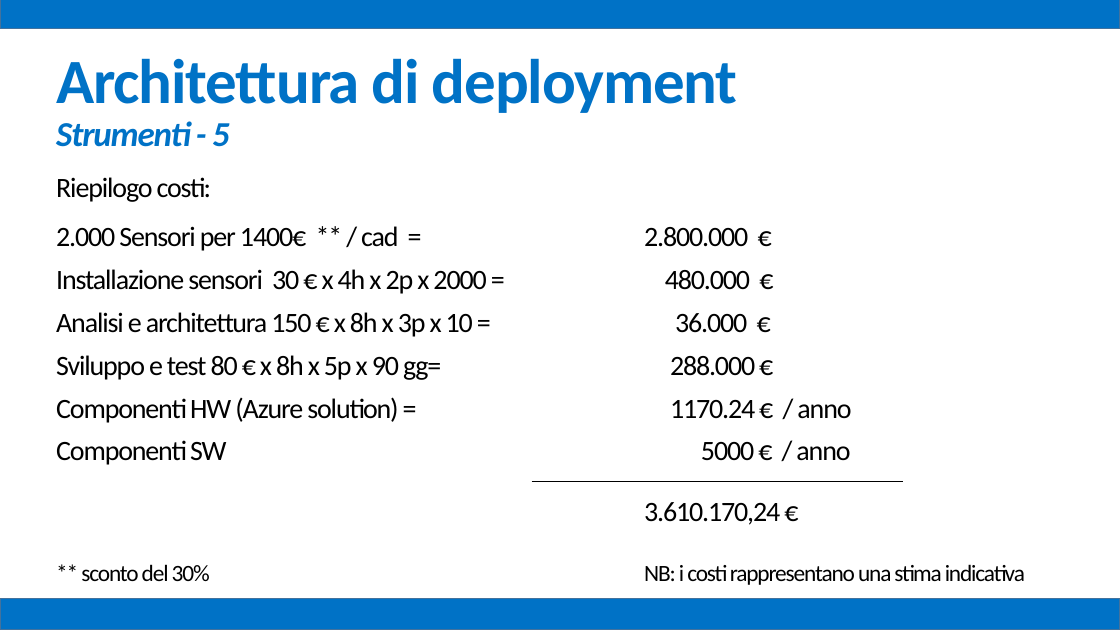
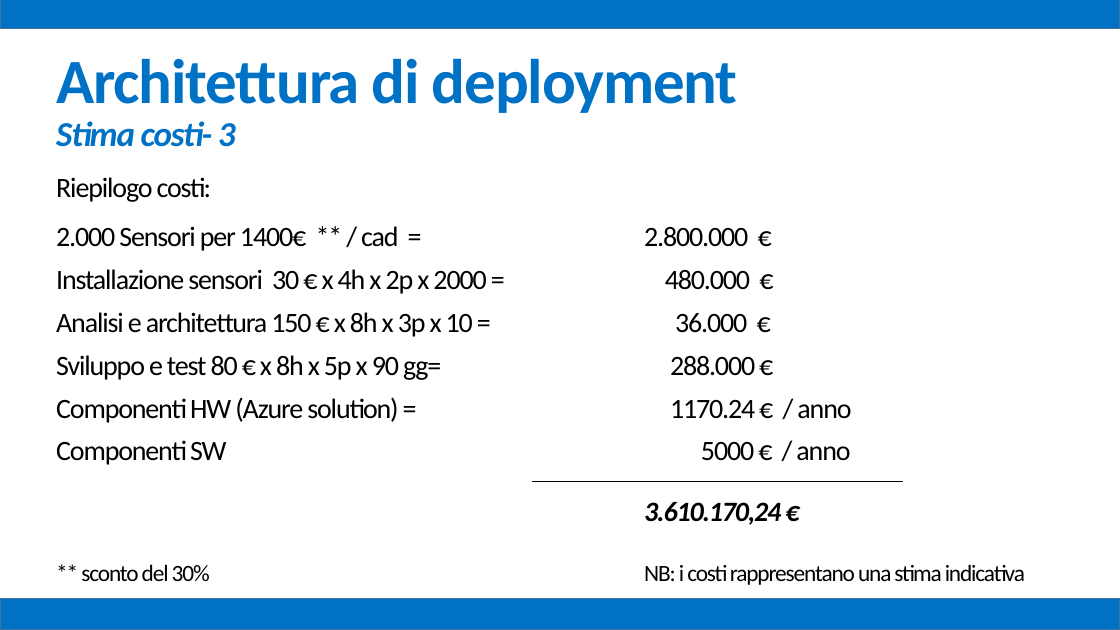
Before and after one commit to mz1991/ProgettoFebbraio2015, a slide deck: slide 46 of Febbraio 2015.pptx. Drawn at 1120x630 pixels with LibreOffice and Linux fonts; fonts in the diff are those of the drawing. Boxes give left, top, right and bottom in pixels: in the first picture for what was removed or moved away, otherwise in the second. Text is boxed around its words. In the diff, an @@ line names an element or a change of style, - is before the commit and + after.

```diff
--- a/Febbraio 2015.pptx
+++ b/Febbraio 2015.pptx
@@ text at <box>56,121,236,147</box>: text changed @@
-Strumenti - 5
+Stima costi- 3
@@ text at <box>644,502,781,525</box>: bold on, italic on in "3.610.170,24 €" @@
```
Also in this commit, not shown: 31 other slides changed, 2 slides added, 1 other file.
